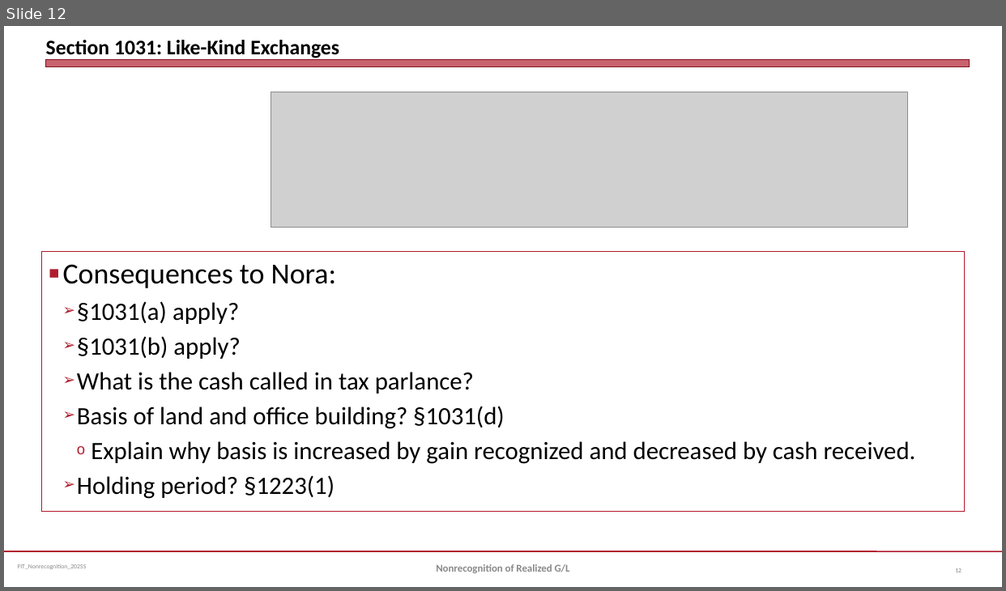
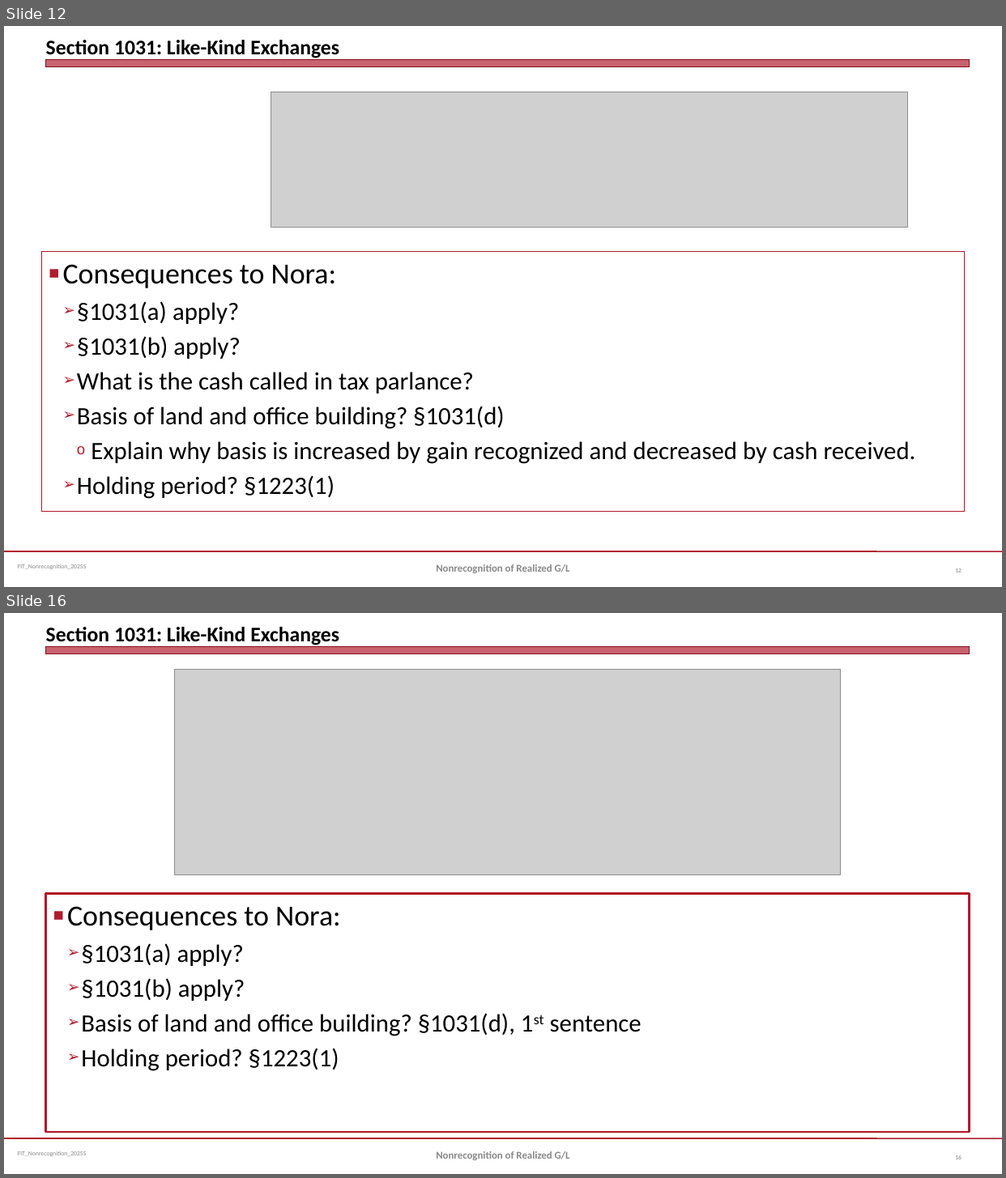
Before and after one commit to jmc877/Fed-Income-Tax, a slide deck: slides/FIT_NonrecognitionGL_2025S.pptx. Shown one above the other, each under a label of ours: slide 12 before the commit, slides 12 and 16 after it; the slides between them are not shown. The pictures are 1006x591 and 1006x1178 pixels, drawn with LibreOffice and Linux fonts; fonts in the diff are those of the drawing; grey boxes stand for pictures. Boxes give left, top, right and bottom in pixels: in the first picture for what was removed or moved away, otherwise in the second. Text is boxed around its words. In the diff, an @@ line names an element or a change of style, - is before the commit and + after.

```diff
--- a/slides/FIT_NonrecognitionGL_2025S.pptx
+++ b/slides/FIT_NonrecognitionGL_2025S.pptx
@@ slide 16 added at [4, 613, 1002, 1174], background #FFFFFF; not listed: 3 template elements that a slide beside it also shows @@
@@ title added at [46, 627, 339, 645], 20 pt, text #000000, bold @@
+Section 1031: Like-Kind Exchanges
@@ picture added at [175, 669, 840, 875] @@
@@ text added at [46, 894, 969, 1132], outline #B0182A 2 pt, 24 pt, text #000000 @@
+■ Consequences to Nora:
+  ➢ §1031(a) apply?
+  ➢ §1031(b) apply?
+  ➢ Basis of land and office building? §1031(d), 1st sentence
+  ➢ Holding period? §1223(1)
@@ text added at [436, 1152, 570, 1161], 10 pt, text #898989, bold @@
+Nonrecognition of Realized G/L
@@ page number added at [955, 1156, 961, 1160], 6 pt, text #808080 @@
+16
```
Also in this commit, not shown: 2 slides changed, 5 other slides added, 1 other file.
